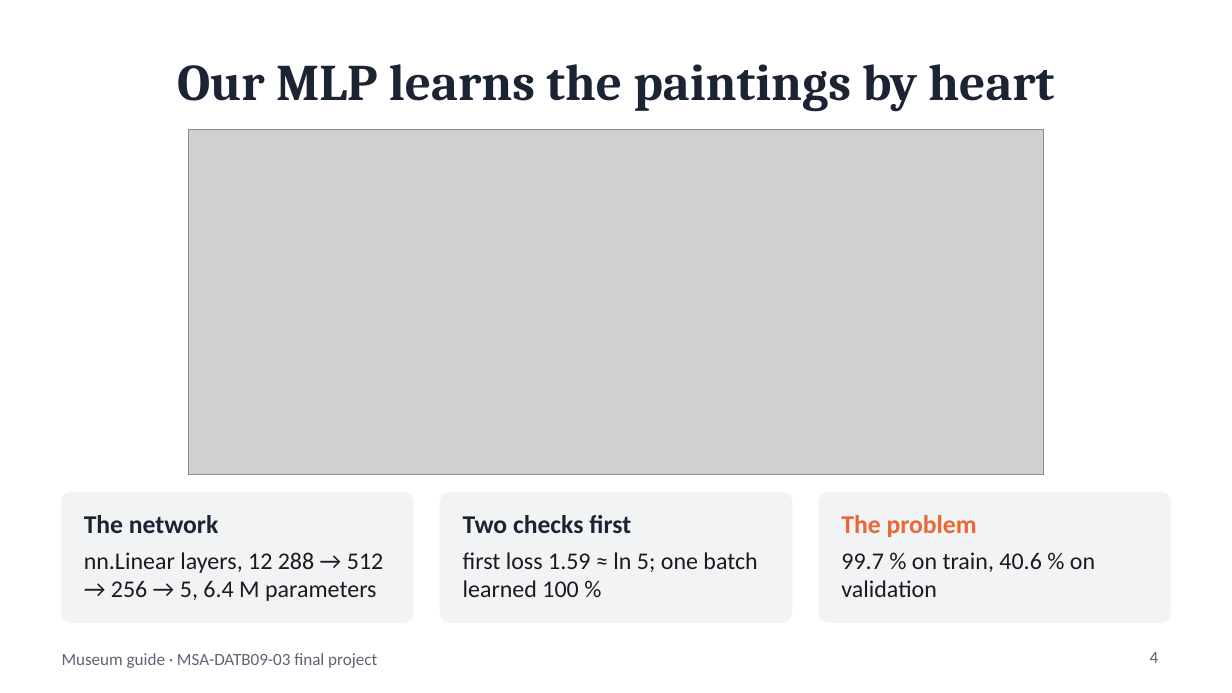
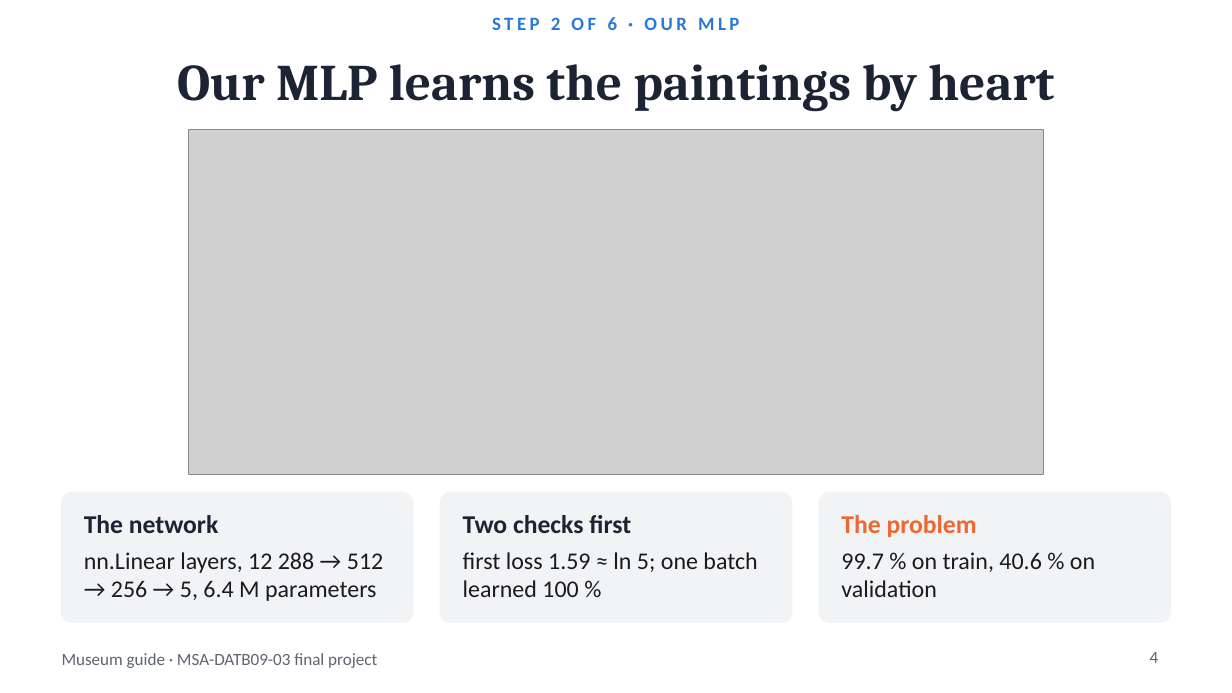
Before and after one commit to BenjaminAHS/neural-network-project, a slide deck: slide 4 of docs/museum_guide_presentation.pptx. Drawn at 1232x693 pixels with LibreOffice and Linux fonts; fonts in the diff are those of the drawing; grey boxes stand for pictures. Boxes give left, top, right and bottom in pixels: in the first picture for what was removed or moved away, otherwise in the second. Text is boxed around its words. In the diff, an @@ line names an element or a change of style, - is before the commit and + after.

```diff
--- a/docs/museum_guide_presentation.pptx
+++ b/docs/museum_guide_presentation.pptx
@@ text added at [492,17,739,30], 11 pt, text #2A78D6, bold @@
+STEP 2 OF 6 · OUR MLP
```
Also in this commit, not shown: 8 other slides changed, 1 slide added, 1 slide removed, 9 other files.
